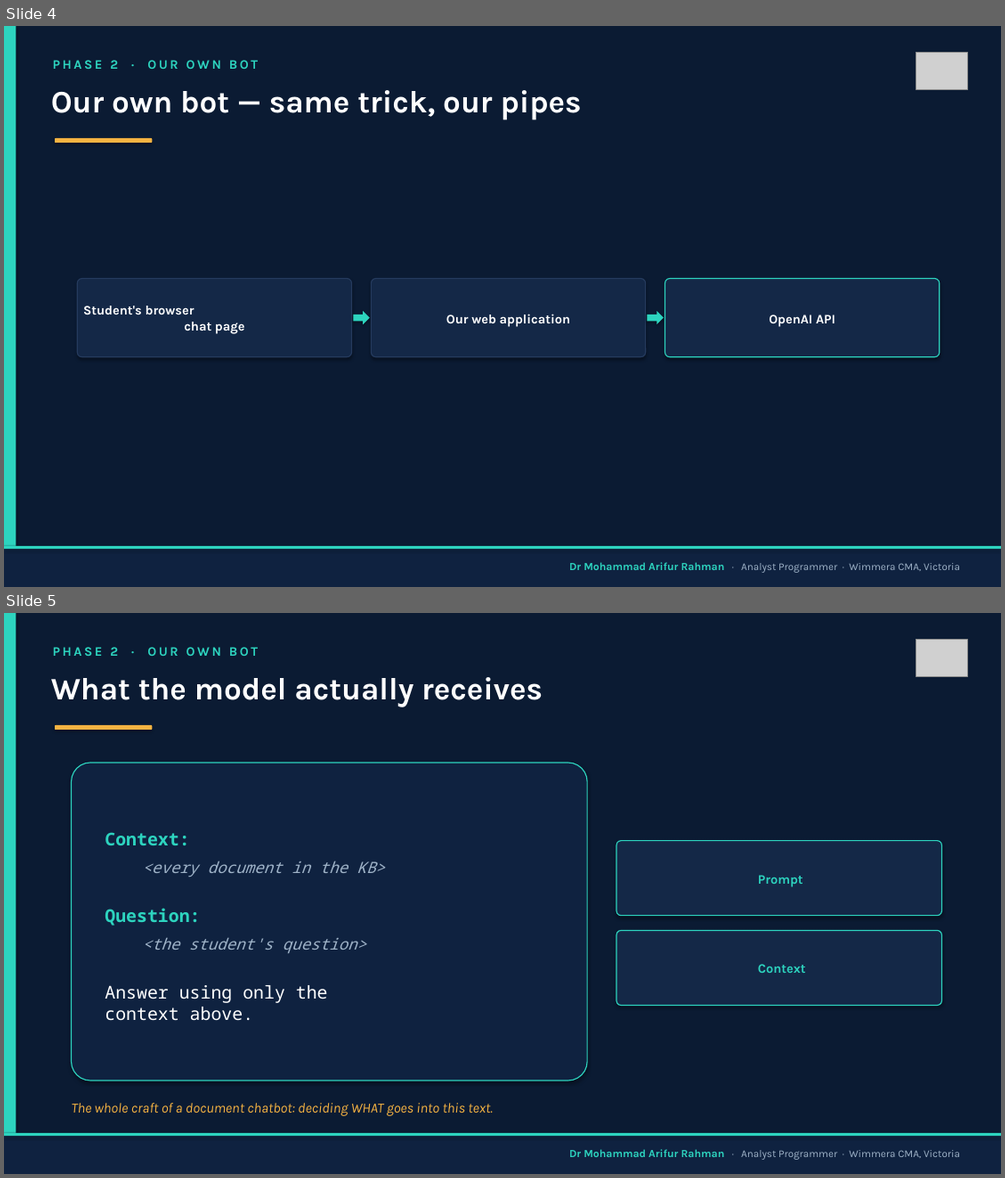
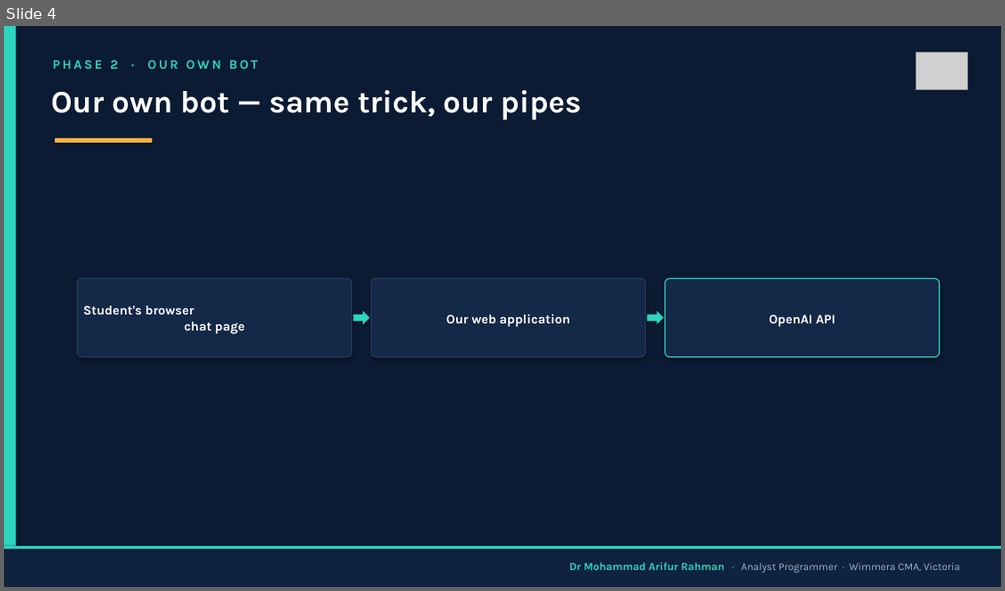
Before and after one commit to arifwcma/induction, a slide deck: lecture/deck.pptx. Shown one above the other, each under a label of ours: slides 4 and 5 before the commit, slide 4 after it. The pictures are 1005x1178 and 1005x591 pixels, drawn with LibreOffice and Linux fonts; fonts in the diff are those of the drawing; grey boxes stand for pictures. Boxes give left, top, right and bottom in pixels: in the first picture for what was removed or moved away, otherwise in the second. Text is boxed around its words. In the diff, an @@ line names an element or a change of style, - is before the commit and + after.

```diff
--- a/lecture/deck.pptx
+++ b/lecture/deck.pptx
@@ slide 5 removed at (4, 613, 1001, 1174), background #FFFFFF @@
@@ rectangle removed at (4, 613, 1001, 1174) @@
@@ rectangle removed at (4, 613, 16, 1174) @@
@@ picture removed at (916, 639, 967, 676) @@
@@ text removed at (53, 647, 258, 656) @@
-PHASE 2 · OUR OWN BOT
@@ text removed at (51, 677, 542, 707) @@
-What the model actually receives
@@ rounded rectangle removed at (55, 725, 152, 730) @@
@@ rounded rectangle removed at (72, 763, 587, 1080) @@
@@ text removed at (105, 832, 385, 1021) @@
-Context:
-<every document in the KB>
-Question:
-<the student's question>
-Answer using only the
-context above.
@@ rounded rectangle removed at (616, 840, 942, 915) @@
@@ text removed at (758, 875, 803, 887) @@
-Prompt
@@ rounded rectangle removed at (616, 930, 942, 1005) @@
@@ text removed at (758, 964, 806, 973) @@
-Context
@@ text removed at (72, 1103, 493, 1116) @@
-The whole craft of a document chatbot: deciding WHAT goes into this text.
@@ rectangle removed at (4, 1133, 1001, 1174) @@
@@ rectangle removed at (4, 1133, 1001, 1135) @@
@@ text removed at (569, 1149, 960, 1159) @@
-Dr Mohammad Arifur Rahman · Analyst Programmer · Wimmera CMA, Victoria
```
Also in this commit, not shown: 3 slides changed, 1 other slide removed.
